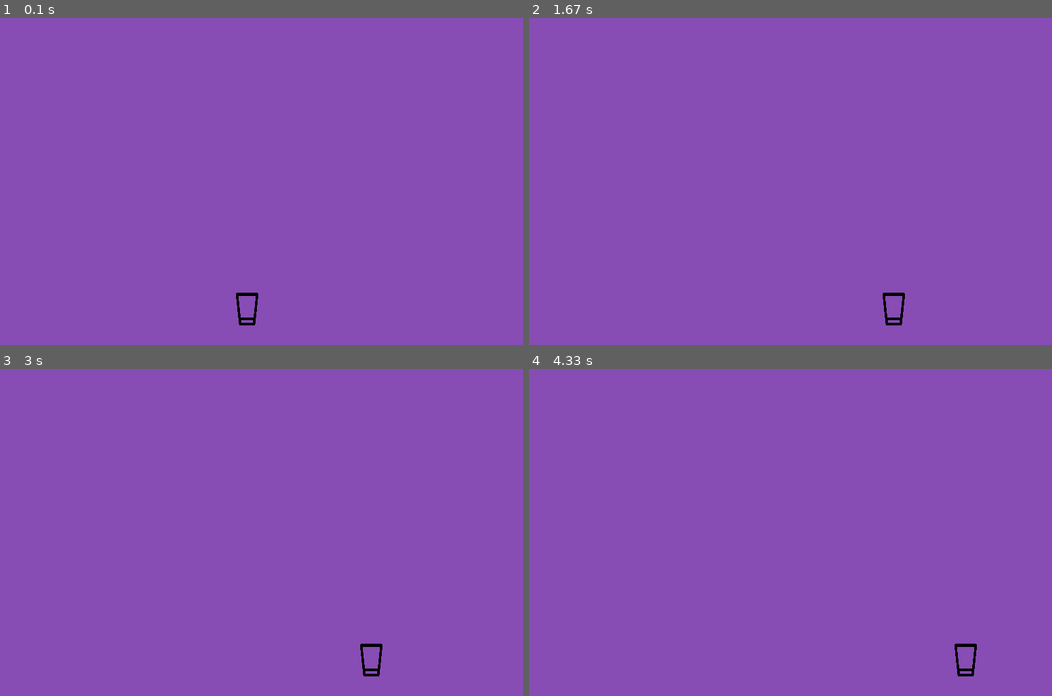
Above: before the commit, frames 1-4 (two rows, left to right).
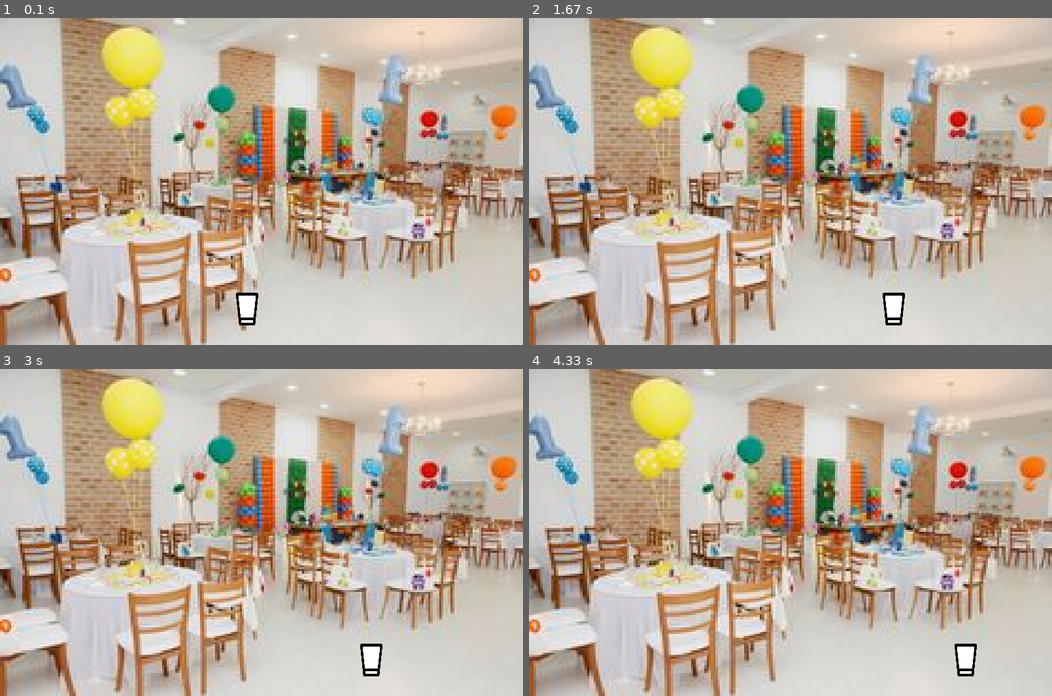
Above: after the commit, the same moments.

Repository: LuisBessa01/jogo
Game: pygame game, started from main.py
Two runs of this game, one before a commit and one after it. Both use one fixed random seed, a clock stepped at 60 frames per second and the inputs below.
Inputs:
- Up to frame 1 (0.1 s): no input
- Up to frame 2 (1.67 s): hold Right 0.33-0.8 s; hold Right 0.83-1.3 s; hold Left from 1.33 s (still down)
- Up to frame 3 (3 s): release Left at 1.87 s; hold Left 1.9-2.3 s; hold Right 2.33-2.97 s
- Up to frame 4 (4.33 s): hold Left 3-3.47 s; hold Right 3.5-3.97 s; hold Right from 4 s (still down)

The runs differ from the first frame. In frame 1, 100% of the frame differs, in the area x 0-100%, y 0-100%; in frame 2, 100%; in frame 3, 100%; in frame 4, 100%.

Commit message:
Add: fundo e sprite do copo melhorado

Diff:
--- a/main.py
+++ b/main.py
@@ -7,6 +7,8 @@
 tela = pygame.display.set_mode((800, 500))
 pygame.display.set_caption("Pega Doces")
 tela.fill((136, 76, 181))
+fundo = pygame.image.load("zimagens/fundo.png")
+fundo = pygame.transform.scale(fundo,(800,500))
 
 
 #JOGADOR ATRIBUTOS E TAL
@@ -25,6 +27,7 @@
             rodando = False
     #LIMPANDO A TELA
     tela.fill((136, 76, 181))
+    tela.blit(fundo, (0,0))
 
     #JOGADOR APARECENDO e ANDANDO
     jogador.movimento(pygame.K_LEFT, pygame.K_RIGHT)
Binary file changed: zimagens/copo.png
Binary file added: zimagens/fundo.png
